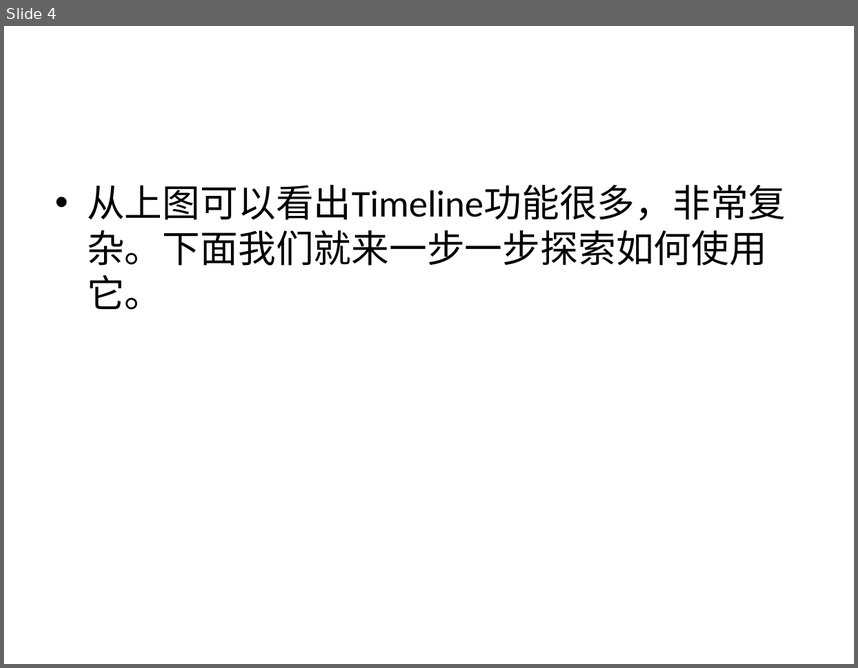
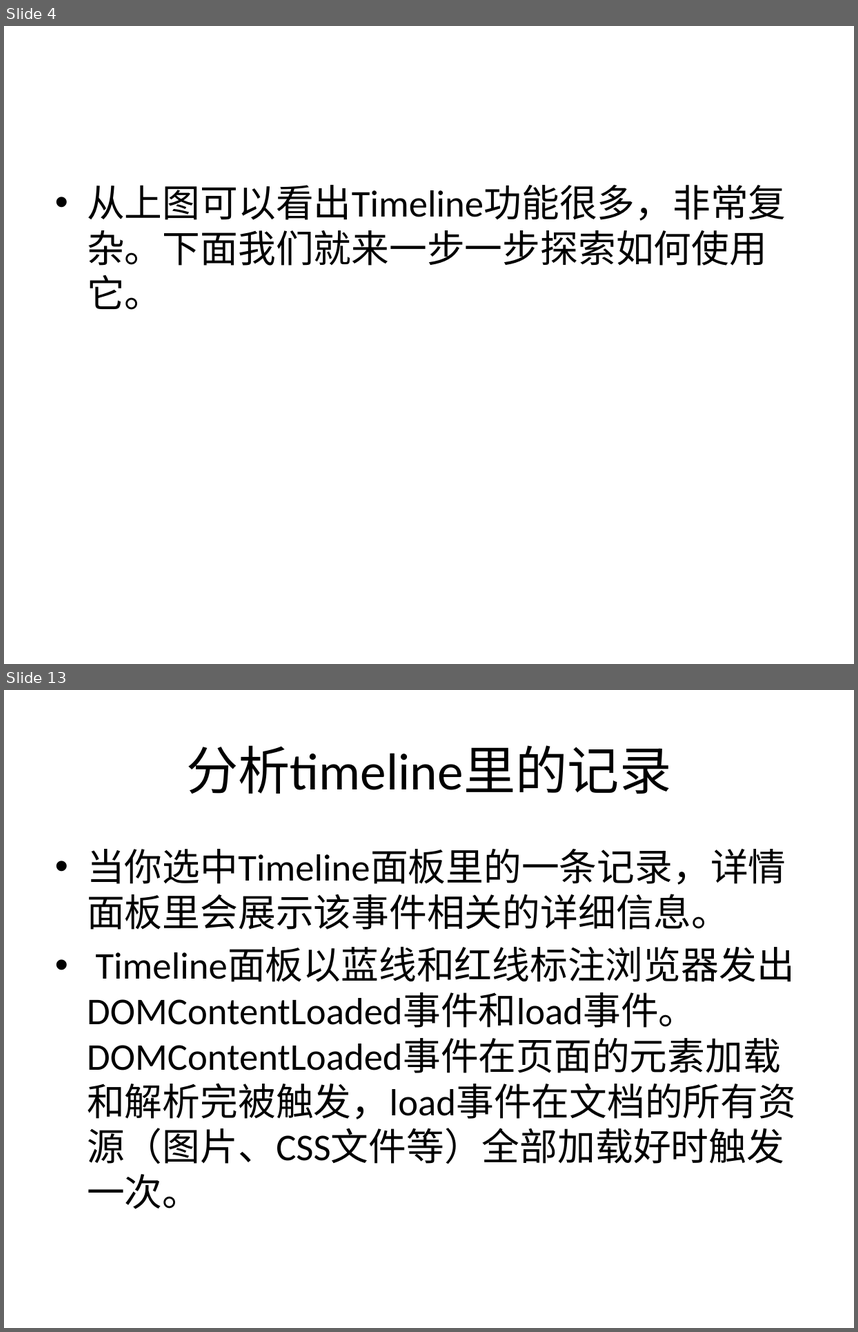
Before and after one commit to lazy-lazy/yolo, a slide deck: public/images/使用chrome进行渲染分析.pptx. Shown one above the other, each under a label of ours: slide 4 before the commit, slides 4 and 13 after it; the slides between them are not shown. The pictures are 858x668 and 858x1332 pixels, drawn with LibreOffice and Linux fonts; fonts in the diff are those of the drawing; background and template pictures are left out. Boxes give left, top, right and bottom in pixels: in the first picture for what was removed or moved away, otherwise in the second. Text is boxed around its words. In the diff, an @@ line names an element or a change of style, - is before the commit and + after.

```diff
--- a/public/images/使用chrome进行渲染分析.pptx
+++ b/public/images/使用chrome进行渲染分析.pptx
@@ slide 13 added at (4,690,854,1328), background picture (left out) @@
@@ title added at (186,745,671,794), 44 pt, text #000000 @@
+分析timeline里的记录
@@ text added at (87,849,786,1209), 32 pt, text #000000 @@
+• 当你选中Timeline面板里的一条记录，详情面板里会展示该事件相关的详细信息。
+• Timeline面板以蓝线和红线标注浏览器发出DOMContentLoaded事件和load事件。DOMContentLoaded事件在页面的元素加载和解析完被触发，load事件在文档的所有资源（图片、CSS文件等）全部加载好时触发一次。
```
Also in this commit, not shown: 1 slide changed, 13 other slides added, 1 slide removed.
